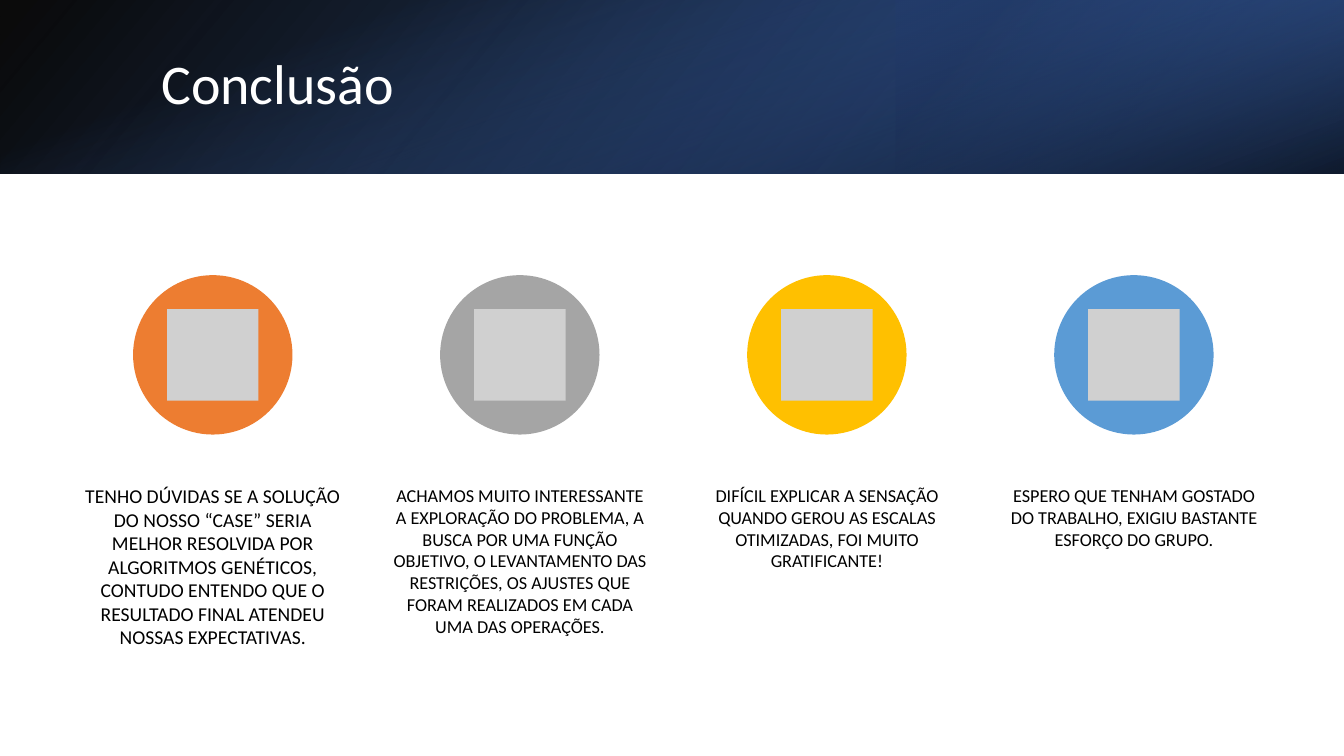
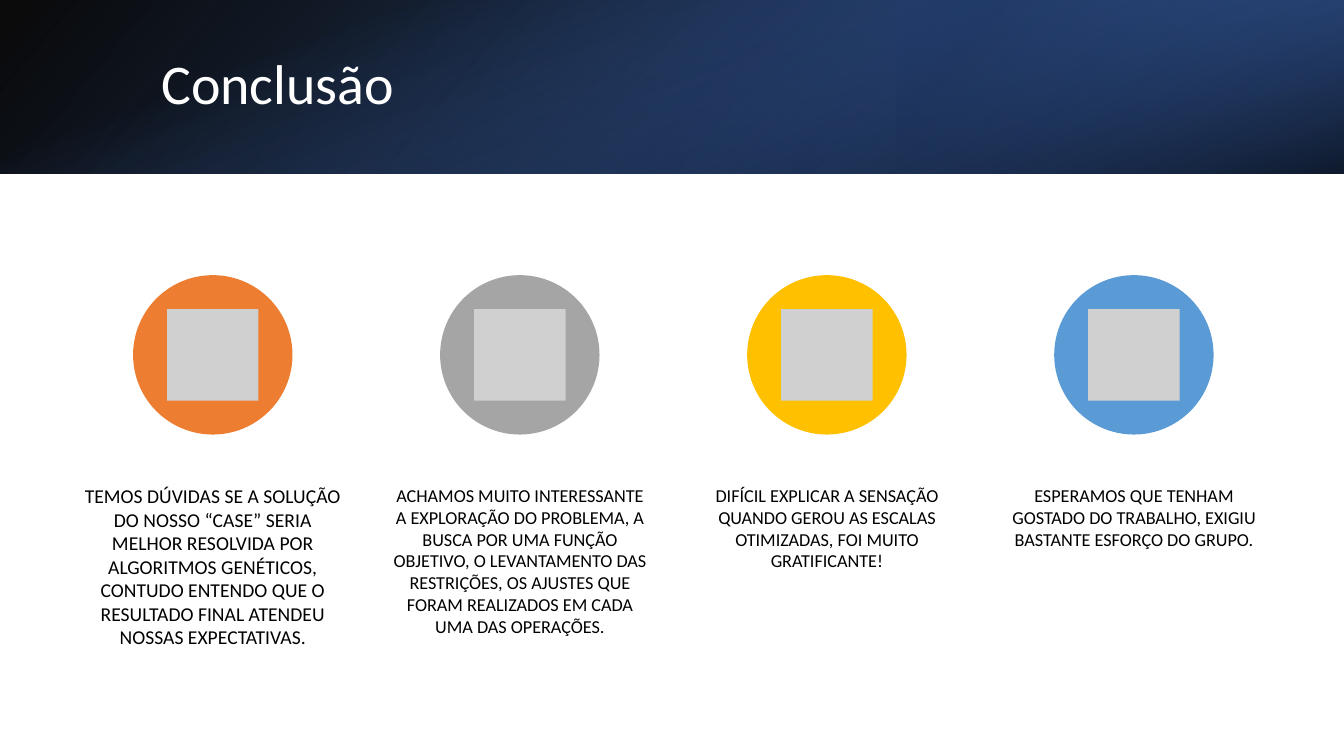
Before and after one commit to gdutramartins/bi-master-organizacao-planejamento, a slide deck: slide 14 of apresentacao/apresentacao-sobreaviso-ga.pptx. Drawn at 1344x756 pixels with LibreOffice and Linux fonts; fonts in the diff are those of the drawing; grey boxes stand for pictures. Boxes give left, top, right and bottom in pixels: in the first picture for what was removed or moved away, otherwise in the second. Text is boxed around its words. In the diff, an @@ line names an element or a change of style, - is before the commit and + after.

```diff
--- a/apresentacao/apresentacao-sobreaviso-ga.pptx
+++ b/apresentacao/apresentacao-sobreaviso-ga.pptx
@@ text at bbox=[85, 487, 340, 644]: text changed @@
-TENHO DÚVIDAS SE A SOLUÇÃO DO NOSSO “CASE” SERIA MELHOR RESOLVIDA POR ALGORITMOS GENÉTICOS, CONTUDO ENTENDO QUE O RESULTADO FINAL ATENDEU NOSSAS EXPECTATIVAS.
+TEMOS DÚVIDAS SE A SOLUÇÃO DO NOSSO “CASE” SERIA MELHOR RESOLVIDA POR ALGORITMOS GENÉTICOS, CONTUDO ENTENDO QUE O RESULTADO FINAL ATENDEU NOSSAS EXPECTATIVAS.
@@ text at bbox=[1012, 490, 1256, 549]: text changed @@
-ESPERO QUE TENHAM GOSTADO DO TRABALHO, EXIGIU BASTANTE ESFORÇO DO GRUPO.
+ESPERAMOS QUE TENHAM GOSTADO DO TRABALHO, EXIGIU BASTANTE ESFORÇO DO GRUPO.
```
Also in this commit, not shown: 7 other slides changed.
